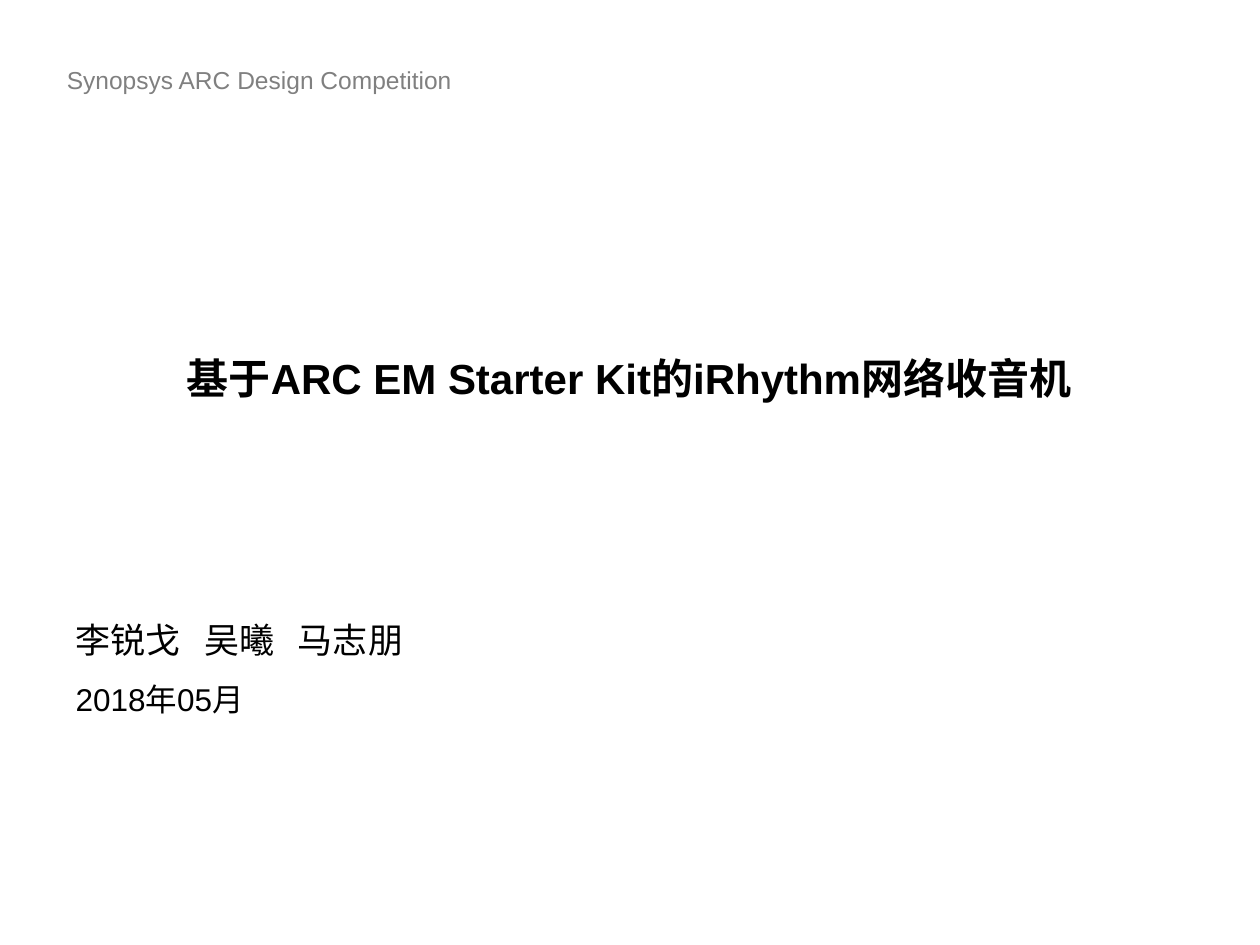
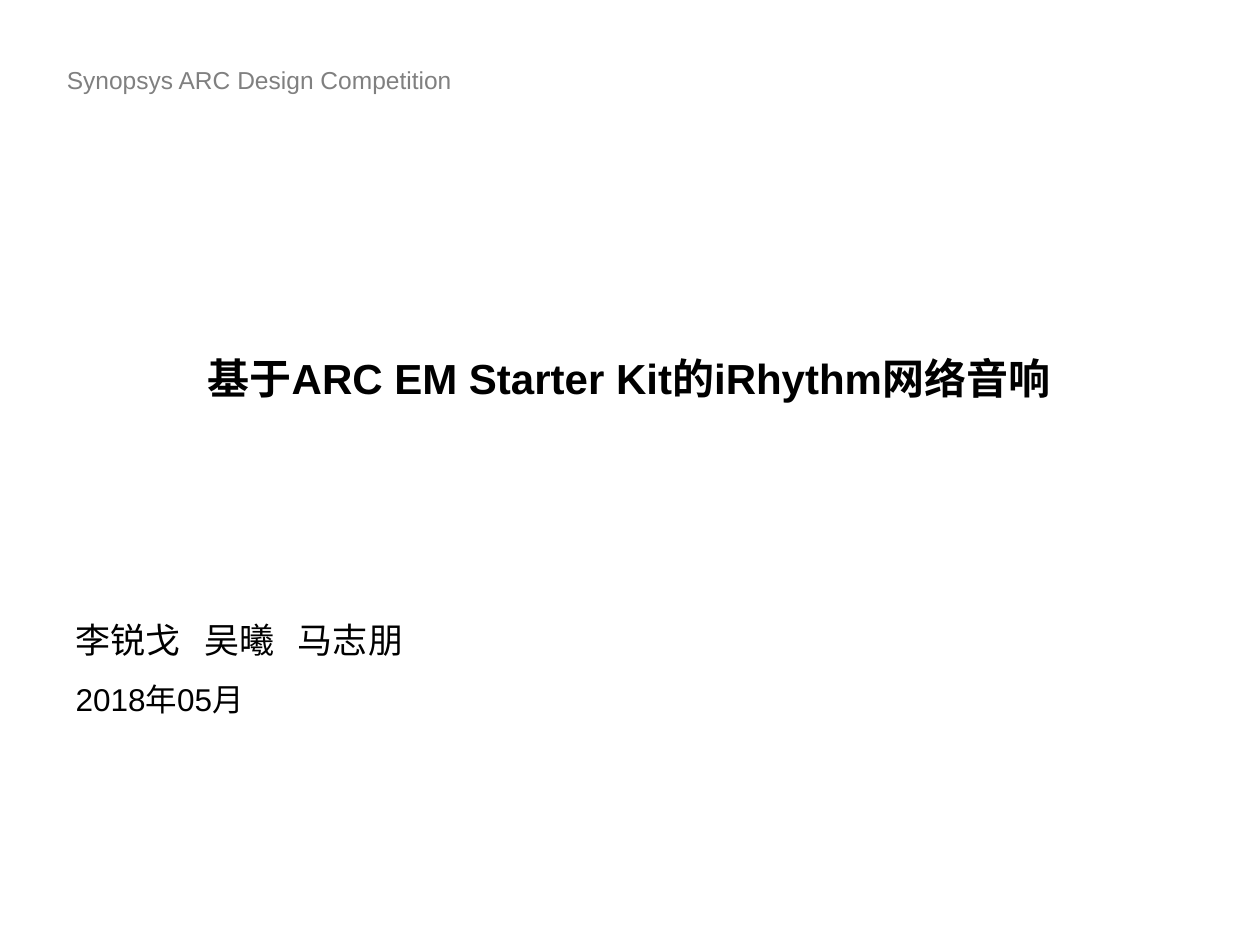
Before and after one commit to whutddk/iRhythm, a slide deck: slide 2 of doc/Synopsys ARC杯电子设计竞赛作品展示模板.pptx. Drawn at 1260x945 pixels with LibreOffice and Linux fonts; fonts in the diff are those of the drawing; background and template pictures are left out. Boxes give left, top, right and bottom in pixels: in the first picture for what was removed or moved away, otherwise in the second. Text is boxed around its words. In the diff, an @@ line names an element or a change of style, - is before the commit and + after.

```diff
--- a/doc/Synopsys ARC杯电子设计竞赛作品展示模板.pptx
+++ b/doc/Synopsys ARC杯电子设计竞赛作品展示模板.pptx
@@ title at [208,358,1050,402]: text changed @@
-基于ARC EM Starter Kit的iRhythm网络收音机
+基于ARC EM Starter Kit的iRhythm网络音响
```
Also in this commit, not shown: 12 other slides changed, 1 other file.
